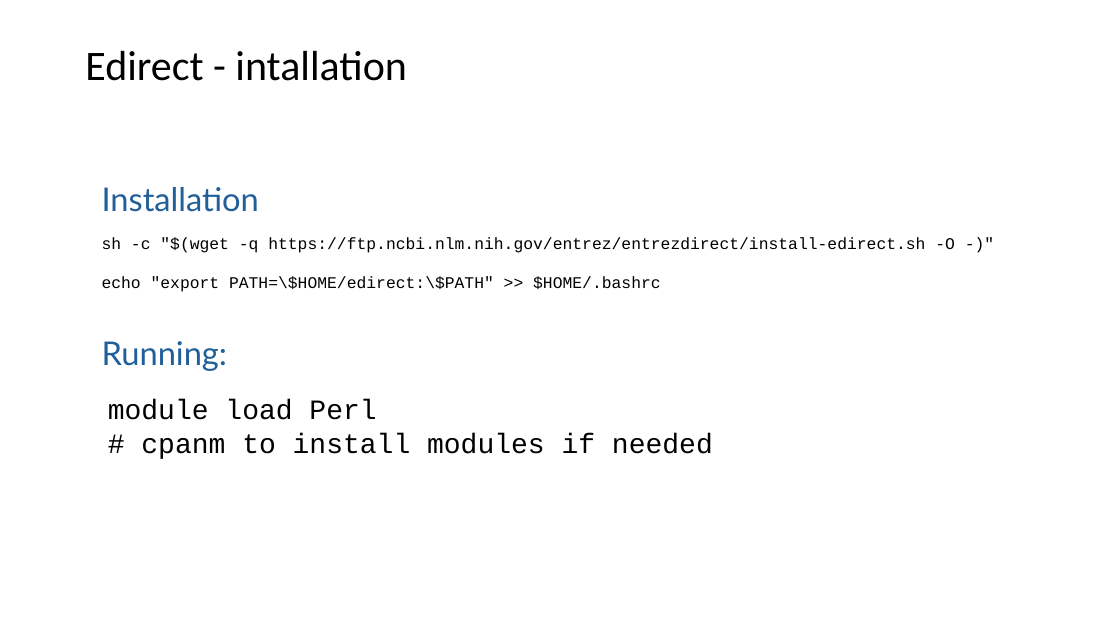
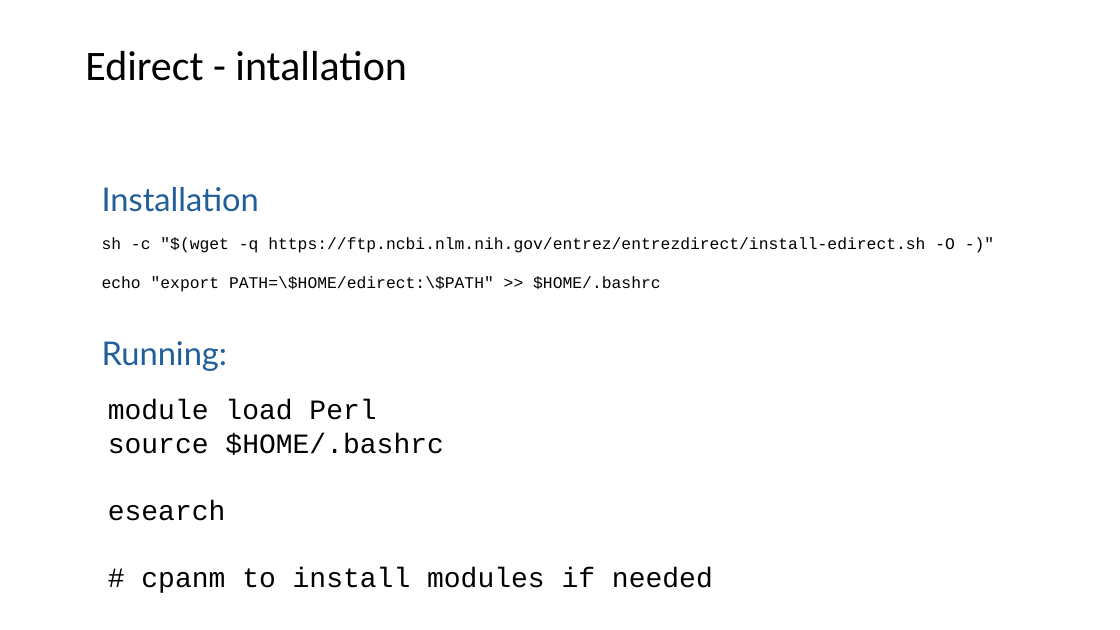
Before and after one commit to liu3zhenlab/teaching, a slide deck: slide 10 of PLPTH813Bioinformatis/2025/2_lab/lab05_NCBItools.pptx. Drawn at 1120x630 pixels with LibreOffice and Linux fonts; fonts in the diff are those of the drawing. Boxes give left, top, right and bottom in pixels: in the first picture for what was removed or moved away, otherwise in the second. Text is boxed around its words. In the diff, an @@ line names an element or a change of style, - is before the commit and + after.

```diff
--- a/PLPTH813Bioinformatis/2025/2_lab/lab05_NCBItools.pptx
+++ b/PLPTH813Bioinformatis/2025/2_lab/lab05_NCBItools.pptx
@@ text at (108, 433, 443, 521): paragraphs added @@
+source $HOME/.bashrc
+esearch
```
Also in this commit, not shown: 3 other slides changed, 2 other files.
